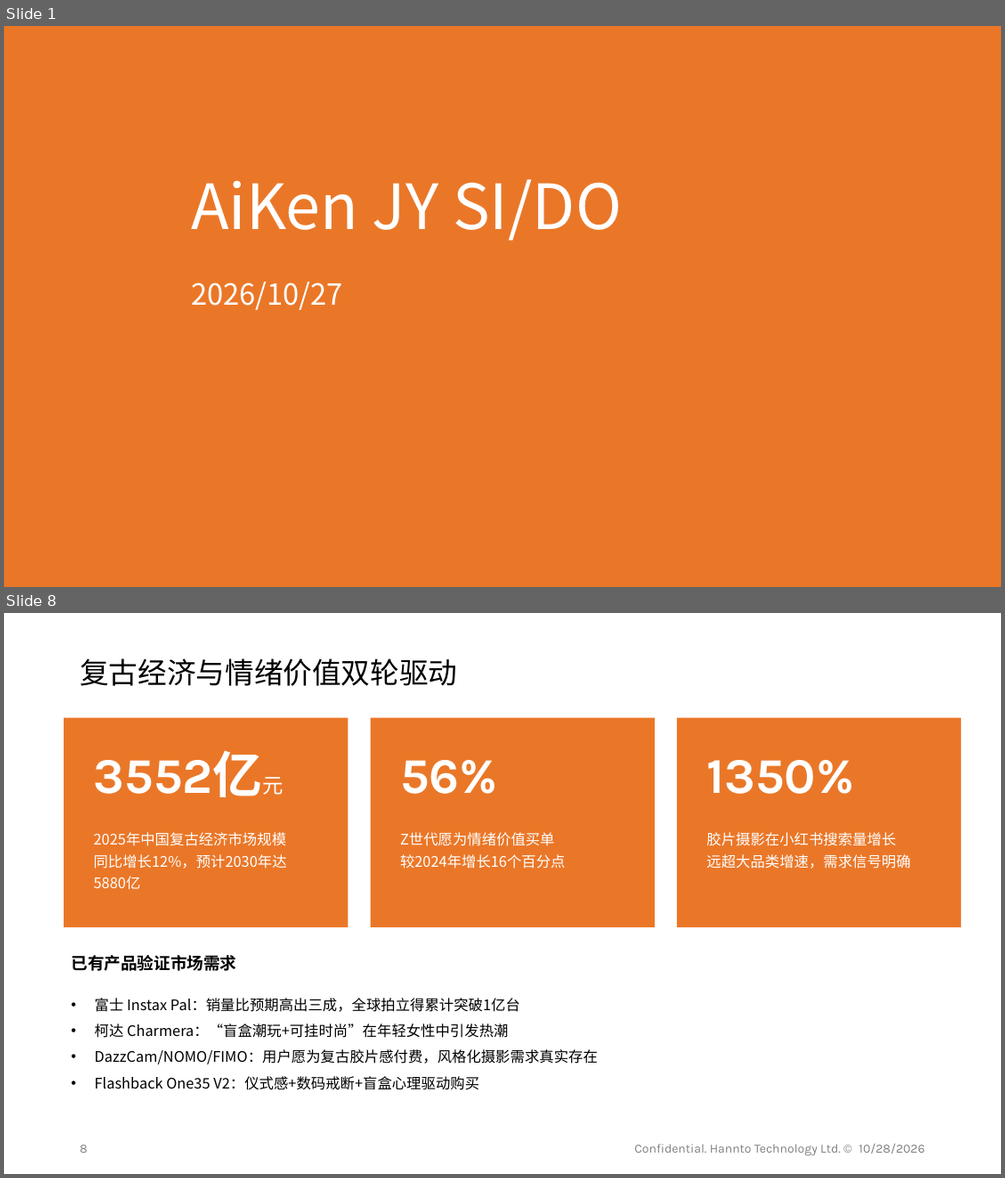
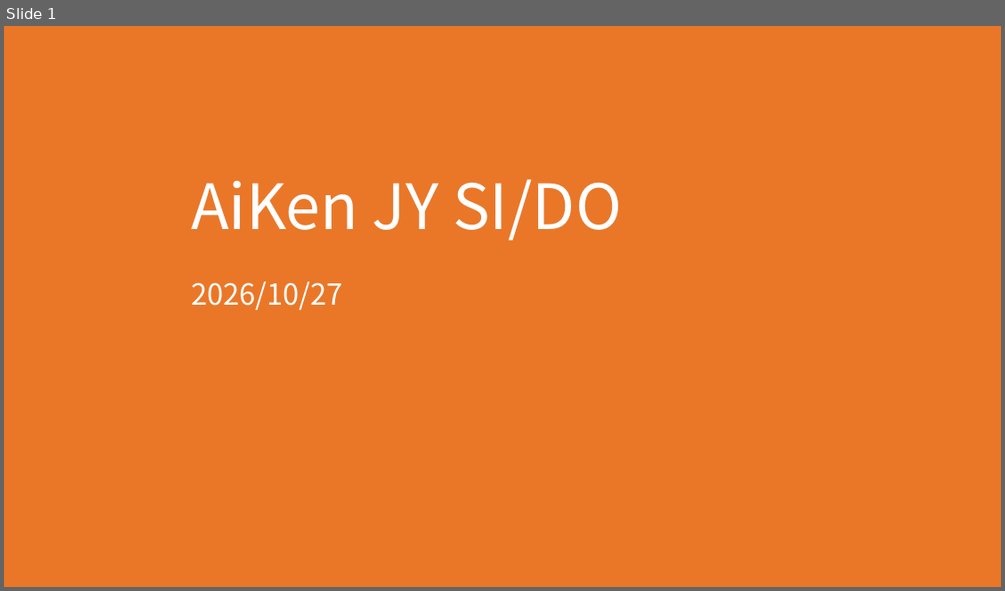
Before and after one commit to shengnanxiang/code_aiken, a slide deck: 极印版 aiken/销量概率分布模型介绍.pptx. Shown one above the other, each under a label of ours: slides 1 and 8 before the commit, slide 1 after it; the slides between them are not shown. The pictures are 1005x1178 and 1005x591 pixels, drawn with LibreOffice and Linux fonts; fonts in the diff are those of the drawing; background and template pictures are left out. Boxes give left, top, right and bottom in pixels: in the first picture for what was removed or moved away, otherwise in the second. Text is boxed around its words. In the diff, an @@ line names an element or a change of style, - is before the commit and + after.

```diff
--- a/极印版 aiken/销量概率分布模型介绍.pptx
+++ b/极印版 aiken/销量概率分布模型介绍.pptx
@@ slide 8 removed at [4, 613, 1001, 1174], background #FFFFFF @@
@@ title removed at [80, 658, 457, 686] @@
-复古经济与情绪价值双轮驱动
@@ rounded rectangle removed at [64, 718, 348, 927] @@
@@ rounded rectangle removed at [371, 718, 655, 927] @@
@@ rounded rectangle removed at [677, 718, 961, 927] @@
@@ text removed at [86, 740, 325, 815] @@
-3552亿元
@@ text removed at [400, 760, 497, 794] @@
-56%
@@ text removed at [706, 760, 854, 794] @@
-1350%
@@ text removed at [94, 832, 287, 868] @@
-2025年中国复古经济市场规模
-同比增长12%，预计2030年达5880亿
@@ text removed at [400, 832, 566, 868] @@
-Z世代愿为情绪价值买单
-较2024年增长16个百分点
@@ text removed at [706, 832, 910, 868] @@
-胶片摄影在小红书搜索量增长
-远超大品类增速，需求信号明确
@@ text removed at [71, 955, 236, 971] @@
-已有产品验证市场需求
@@ text removed at [95, 997, 598, 1090] @@
-• 富士 Instax Pal：销量比预期高出三成，全球拍立得累计突破1亿台
-• 柯达 Charmera：“盲盒潮玩+可挂时尚”在年轻女性中引发热潮
-• DazzCam/NOMO/FIMO：用户愿为复古胶片感付费，风格化摄影需求真实存在
-• Flashback One35 V2：仪式感+数码戒断+盲盒心理驱动购买
@@ page number removed at [80, 1144, 88, 1152] @@
-8
@@ text removed at [634, 1143, 924, 1156] @@
-Confidential. Hannto Technology Ltd. © 10/28/2026
```
Also in this commit, not shown: 2 slides changed, 1 slide added, 15 other slides removed.
